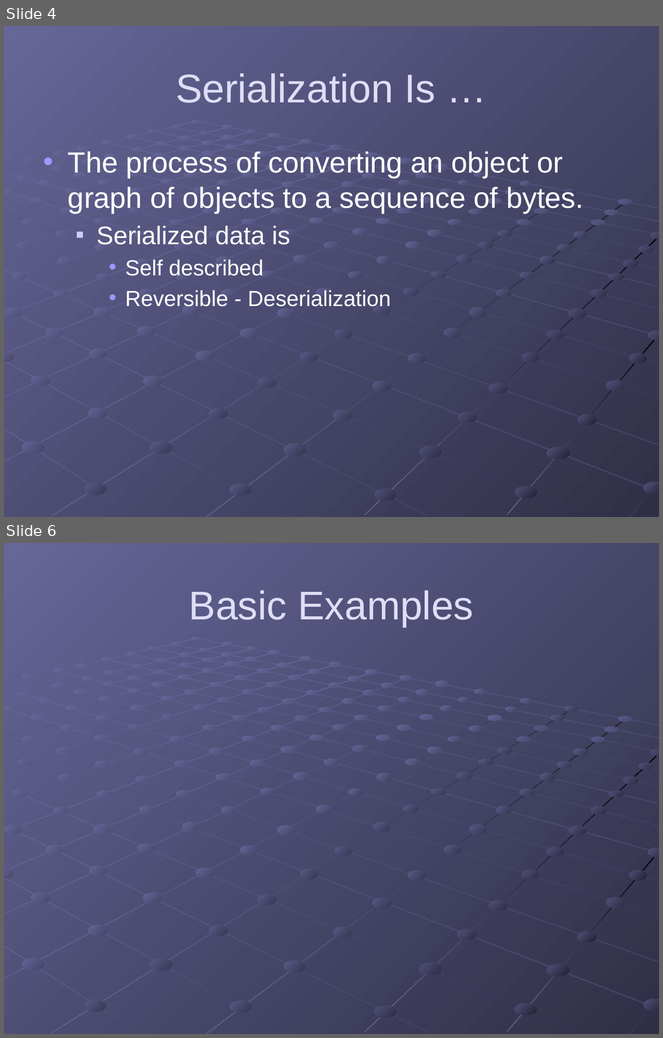
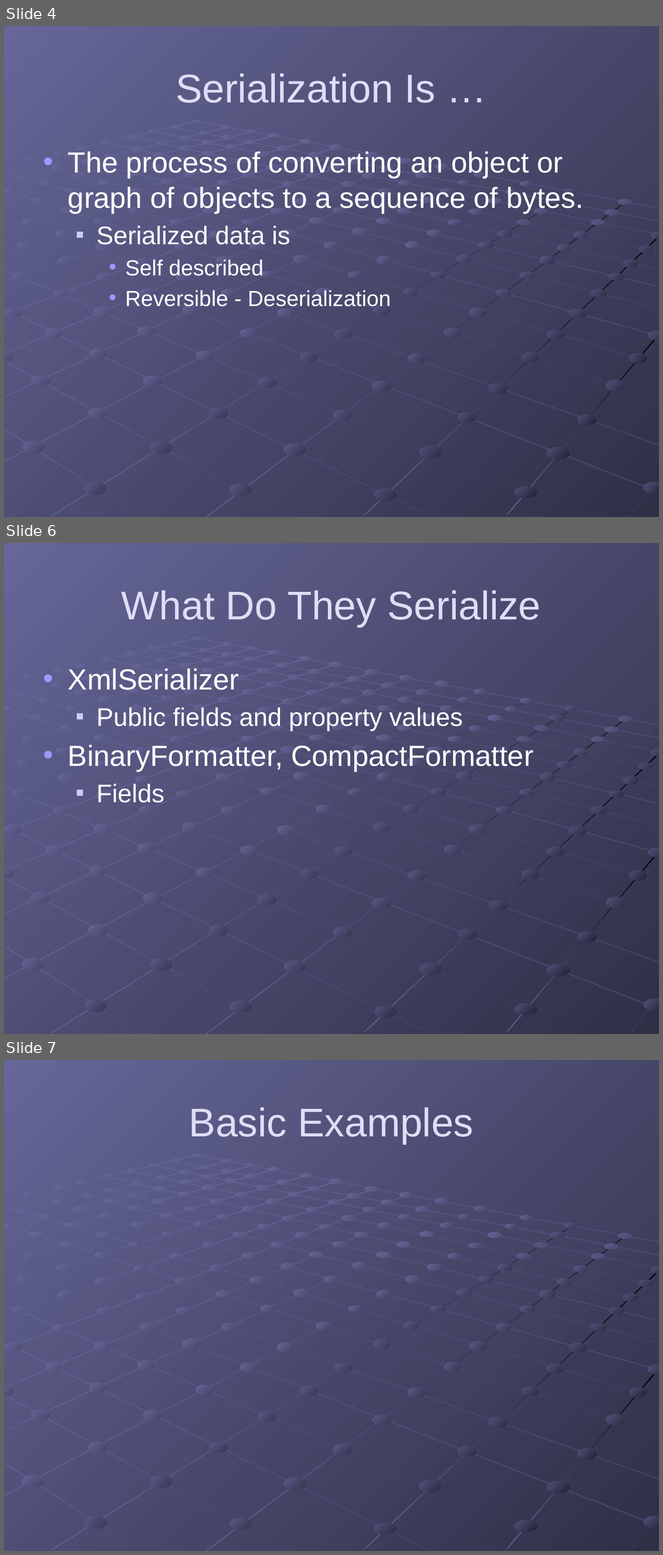
Before and after one commit to gregsohl/.NetSerialization-Presentation, a slide deck: .NET Serialization.pptx. Shown one above the other, each under a label of ours: slides 4 and 6 before the commit, slides 4, 6 and 7 after it; the slides between them are not shown. The pictures are 663x1038 and 663x1555 pixels, drawn with LibreOffice and Linux fonts; fonts in the diff are those of the drawing. Boxes give left, top, right and bottom in pixels: in the first picture for what was removed or moved away, otherwise in the second. Text is boxed around its words. In the diff, an @@ line names an element or a change of style, - is before the commit and + after.

```diff
--- a/.NET Serialization.pptx
+++ b/.NET Serialization.pptx
@@ slide 6 added at [4, 543, 659, 1034], background gradient #666699 to #49496D; not listed: 215 template elements that a slide beside it also shows @@
@@ title added at [122, 590, 541, 627], 44 pt, text #DFDEF6 @@
+What Do They Serialize
@@ text added at [68, 668, 534, 803], 32 pt, text #FFFFFF @@
+• XmlSerializer
+  ■ Public fields and property values
+• BinaryFormatter, CompactFormatter
+  ■ Fields
@@ what was slide 6 is now slide 7 @@
```
Also in this commit, not shown: 1 slide changed, 2 other slides added, 4 other files.
